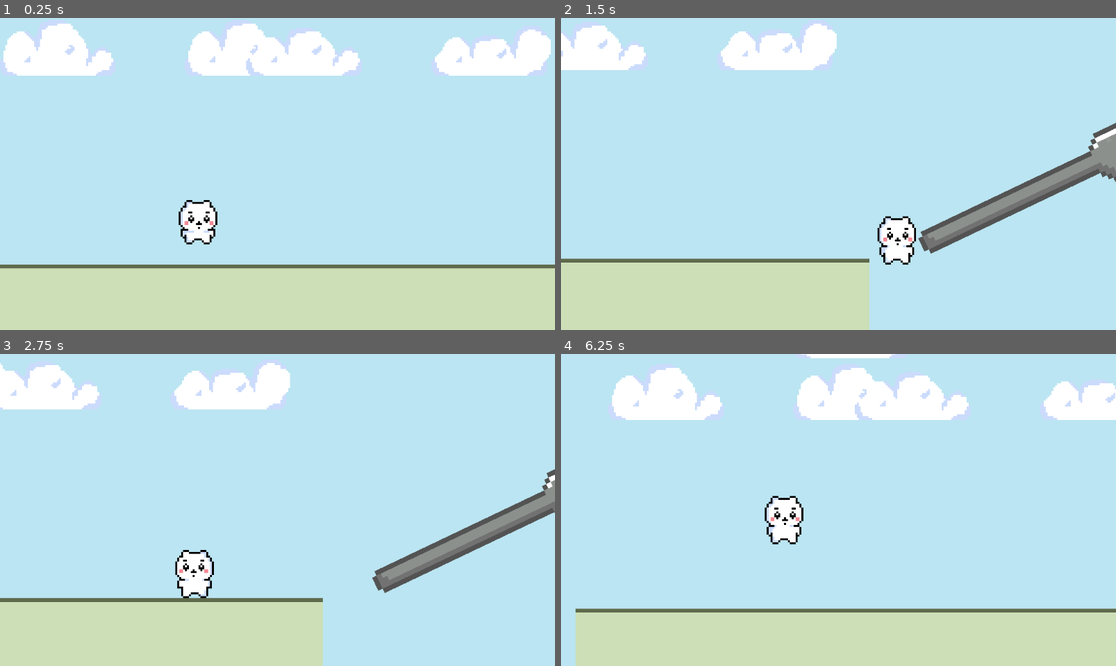
Above: before the commit, frames 1-4 (two rows, left to right).
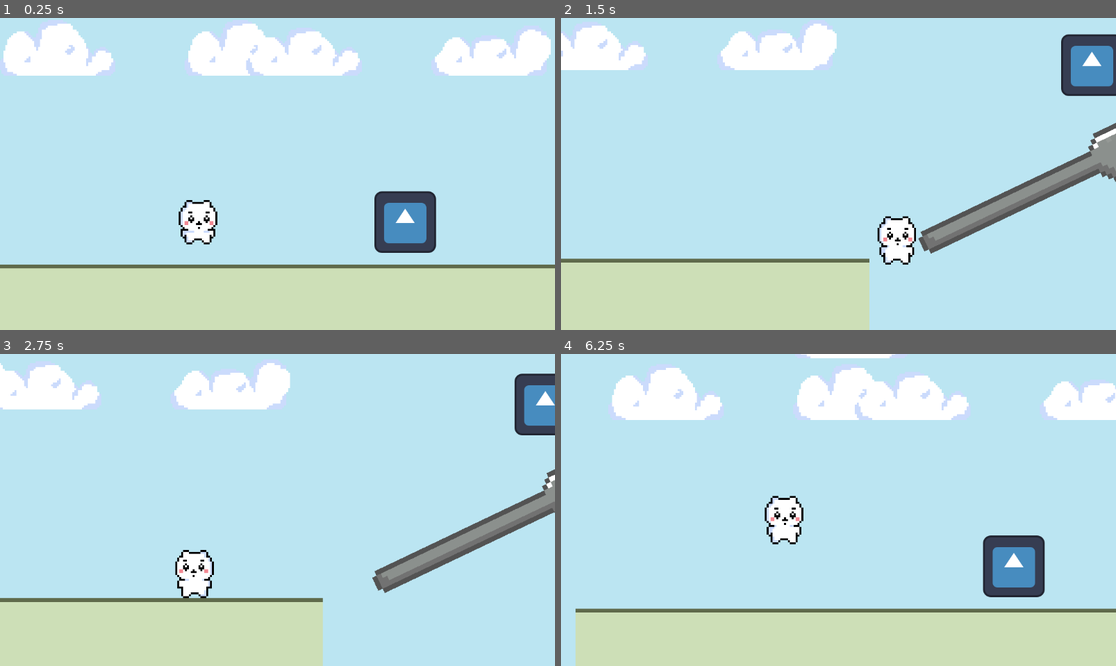
Above: after the commit, the same moments.

Repository: SilentPrincess108/Chiikawa-Platformer
Game: Godot game, scene res://scenes/level_1.tscn
The game is run twice, just before and just after one commit, with the same random seed, the same clock (stepped at 60 frames per second) and the same inputs. The engine's default icon, where the game draws it, is replaced by a stand-in: a white triangle on a blue panel in a dark square.
Inputs:
- Up to frame 1 (0.25 s): no input
- Up to frame 2 (1.5 s): tap Enter at 0.5 s; hold D (Right) from 0.53 s (still down); tap Alt at 0.6 s; tap Space (Jump) at 0.77 s; tap Shift at 1.35 s
- Up to frame 3 (2.75 s): tap Space (Jump) at 1.52 s; release D (Right) at 2.03 s; hold A (Left) from 2.03 s (still down); tap Alt at 2.1 s
- Up to frame 4 (6.25 s): release A (Left) at 2.78 s; hold D (Right) 2.78-4.28 s; tap Shift at 2.85, 4.35, 5.85 s; tap Space (Jump) at 3.02, 3.77, 4.52, 6.02 s; tap Alt at 3.6, 5.1 s; hold A (Left) 4.28-5.03 s; hold D (Right) 5.03-5.78 s; hold A (Left) from 5.78 s (still down)

The runs differ from the first frame. In frame 1, 2.2% of the frame differs, in the area x 67-79%, y 55-76%; in frame 2, 2.0%; in frame 3, 1.4%; in frame 4, 2.2%, in the area x 75-88%, y 58-78%.

Commit message:
created coins

Diff:
--- a/project.godot
+++ b/project.godot
@@ -14,6 +14,10 @@
 run/main_scene="uid://dm7cnjbds4vk8"
 config/features=PackedStringArray("4.5", "Mobile")
 config/icon="res://icon.svg"
+
+[autoload]
+
+Globals="*res://scripts/globals.gd"
 
 [editor_plugins]
 
--- /dev/null
+++ b/scenes/coins.tscn
@@ -0,0 +1,18 @@
+[gd_scene load_steps=4 format=3 uid="uid://b5asvdweqsuyg"]
+
+[ext_resource type="Script" uid="uid://dthoxbn5lxvv2" path="res://scripts/coins.gd" id="1_o4aag"]
+[ext_resource type="Texture2D" uid="uid://c7rwnvipo8pil" path="res://icon.svg" id="2_fxnh4"]
+
+[sub_resource type="RectangleShape2D" id="RectangleShape2D_1abxn"]
+size = Vector2(128, 128)
+
+[node name="coins" type="Area2D"]
+script = ExtResource("1_o4aag")
+
+[node name="Sprite2D" type="Sprite2D" parent="."]
+texture = ExtResource("2_fxnh4")
+
+[node name="CollisionShape2D" type="CollisionShape2D" parent="."]
+shape = SubResource("RectangleShape2D_1abxn")
+
+[connection signal="body_entered" from="." to="." method="_on_body_entered"]
--- a/scenes/level_1.tscn
+++ b/scenes/level_1.tscn
@@ -12,6 +12,7 @@
 [ext_resource type="PackedScene" uid="uid://jcptfm8kh8sd" path="res://scenes/static_platform.tscn" id="9_2y5yt"]
 [ext_resource type="Texture2D" uid="uid://i2hqn8vk38pv" path="res://assets/sprites/fork.png" id="10_2os1m"]
 [ext_resource type="Texture2D" uid="uid://036fljnf5qkv" path="res://assets/sprites/spoon.png" id="11_2os1m"]
+[ext_resource type="PackedScene" uid="uid://b5asvdweqsuyg" path="res://scenes/coins.tscn" id="13_7gny6"]
 
 [sub_resource type="TileSetAtlasSource" id="TileSetAtlasSource_5xbjy"]
 texture = ExtResource("2_rus8k")
@@ -211,3 +212,20 @@
 [node name="jumppad3" parent="Platforms" instance=ExtResource("5_4nkto")]
 position = Vector2(3020.0002, -171)
 scale = Vector2(2.5, 2.5)
+
+[node name="Coins" type="Node" parent="."]
+
+[node name="coins" parent="Coins" instance=ExtResource("13_7gny6")]
+position = Vector2(390, 532)
+scale = Vector2(0.5, 0.5)
+collision_mask = 3
+
+[node name="coins2" parent="Coins" instance=ExtResource("13_7gny6")]
+position = Vector2(806, 375)
+scale = Vector2(0.5, 0.5)
+collision_mask = 3
+
+[node name="coins3" parent="Coins" instance=ExtResource("13_7gny6")]
+position = Vector2(1444, -6)
+scale = Vector2(0.5, 0.5)
+collision_mask = 3
--- /dev/null
+++ b/scripts/coins.gd
@@ -0,0 +1,6 @@
+extends Area2D
+
+func _on_body_entered(_body: Node2D) -> void:
+	Globals.money += 1
+	print(Globals.money)
+	self.queue_free()
--- /dev/null
+++ b/scripts/globals.gd
@@ -0,0 +1,12 @@
+extends Node
+
+var money: int = 0
+
+# Called when the node enters the scene tree for the first time.
+func _ready() -> void:
+	pass # Replace with function body.
+
+
+# Called every frame. 'delta' is the elapsed time since the previous frame.
+func _process(delta: float) -> void:
+	pass
Not shown: 1 places in scenes/level_1.tscn that only renumber resources
Not shown, added: scripts/coins.gd.uid
Not shown, added: scripts/globals.gd.uid
